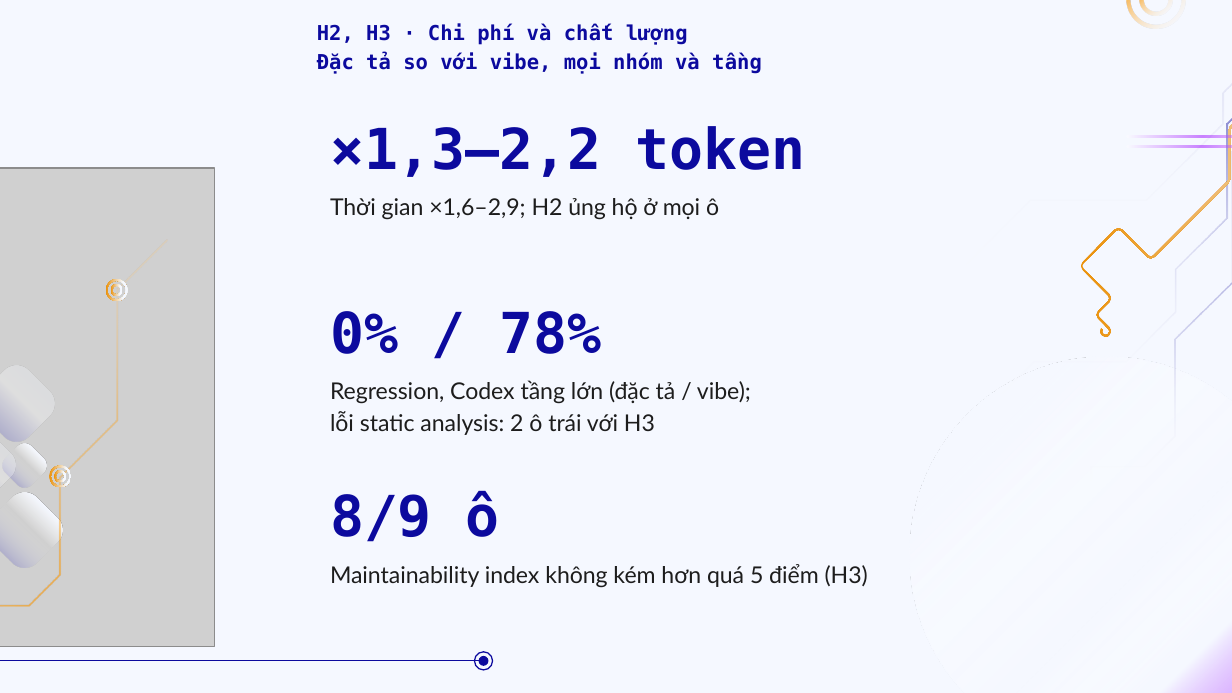
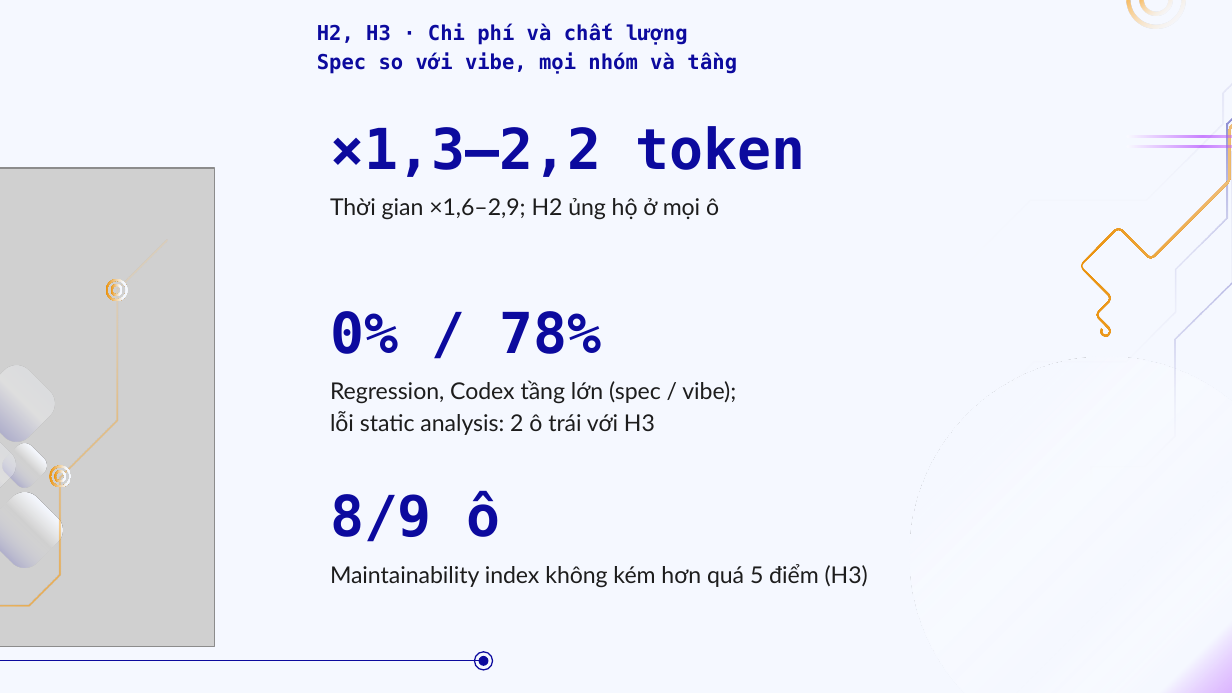
Before and after one commit to doanan293/vipharmind-ai-sdlc-study, a slide deck: slide 18 of docs/presentation/vipharmind-slides.pptx. Drawn at 1232x693 pixels with LibreOffice and Linux fonts; fonts in the diff are those of the drawing; grey boxes stand for pictures. Boxes give left, top, right and bottom in pixels: in the first picture for what was removed or moved away, otherwise in the second. Text is boxed around its words. In the diff, an @@ line names an element or a change of style, - is before the commit and + after.

```diff
--- a/docs/presentation/vipharmind-slides.pptx
+++ b/docs/presentation/vipharmind-slides.pptx
@@ text at <box>317,24,688,74</box>: text changed @@
-H2, H3 · Chi phí và chất lượng
-Đặc tả so với vibe, mọi nhóm và tầng
+H2, H3 · Chi phí và chất lượng
+Spec so với vibe, mọi nhóm và tầng
@@ text at <box>330,380,736,435</box>: text changed @@
-Regression, Codex tầng lớn (đặc tả / vibe);
-lỗi static analysis: 2 ô trái với H3
+Regression, Codex tầng lớn (spec / vibe);
+lỗi static analysis: 2 ô trái với H3
```
Also in this commit, not shown: 15 other slides changed, 3 other files.
